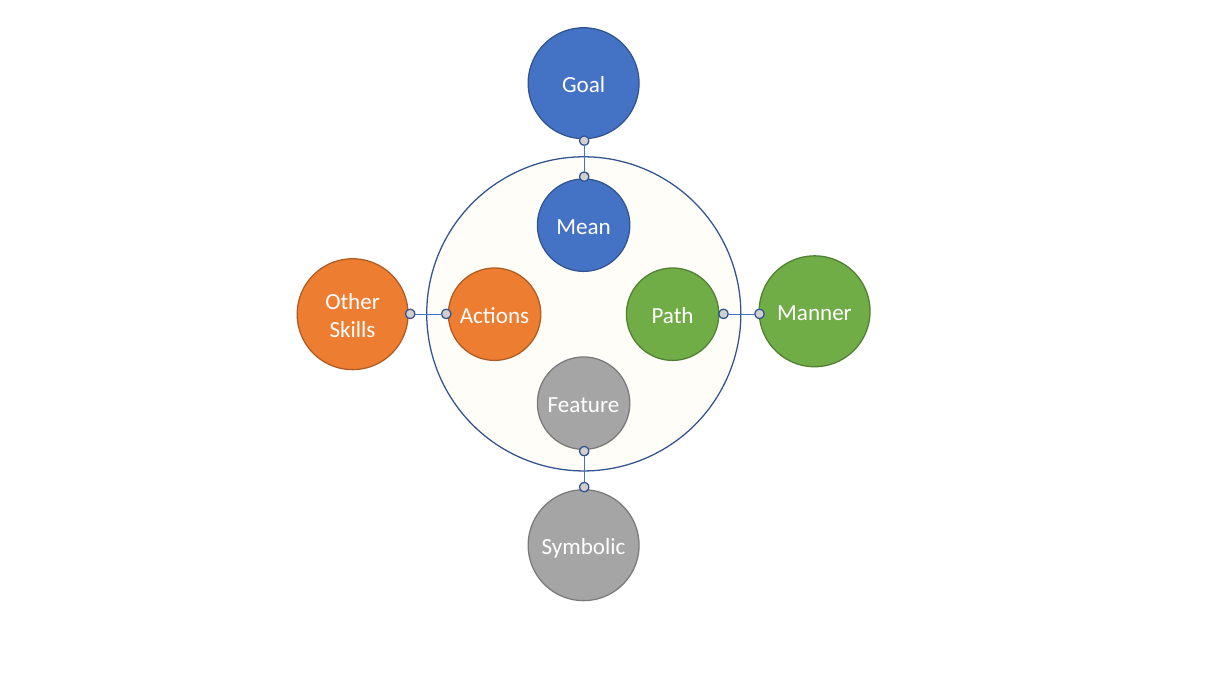
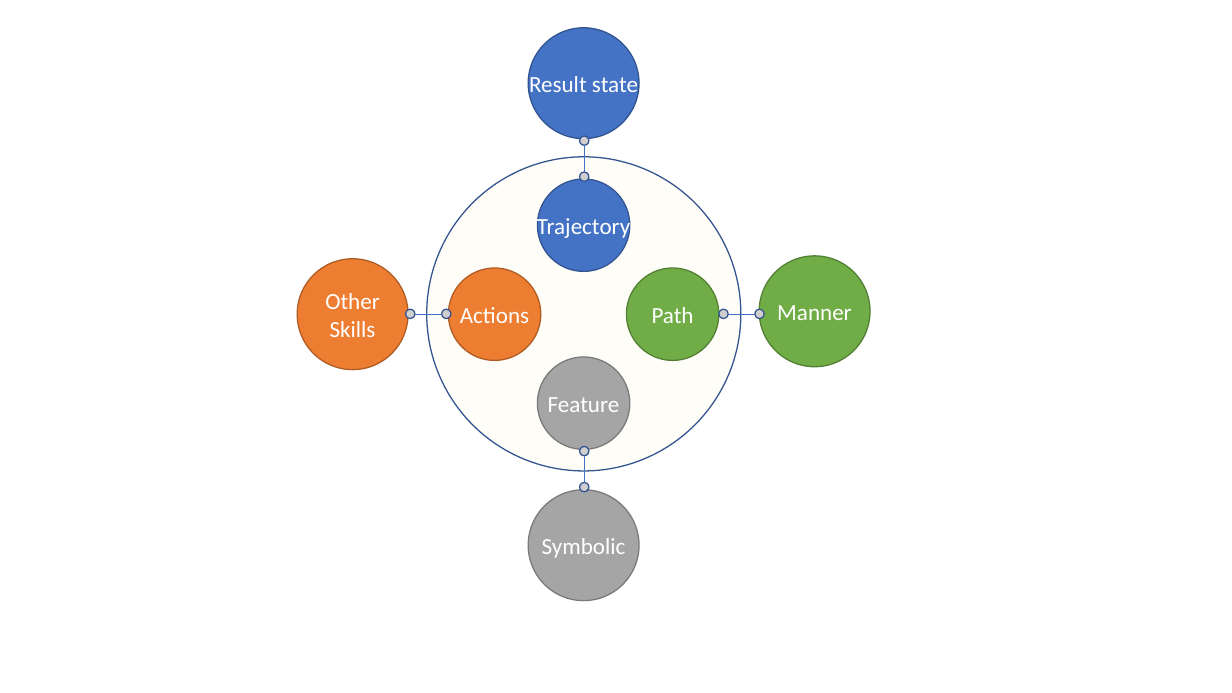
Before and after one commit to tuandnvn/learn-to-perform, a slide deck: slide 13 of miscellanous/shapes.pptx. Drawn at 1232x693 pixels with LibreOffice and Linux fonts; fonts in the diff are those of the drawing. Boxes give left, top, right and bottom in pixels: in the first picture for what was removed or moved away, otherwise in the second. Text is boxed around its words. In the diff, an @@ line names an element or a change of style, - is before the commit and + after.

```diff
--- a/miscellanous/shapes.pptx
+++ b/miscellanous/shapes.pptx
@@ text in ellipse at (529, 72, 638, 98): text changed @@
-Goal
+Result state
@@ text in ellipse at (537, 214, 630, 240): text changed @@
-Mean
+Trajectory
```
Also in this commit, not shown: 1 slide added, 1 other file.
